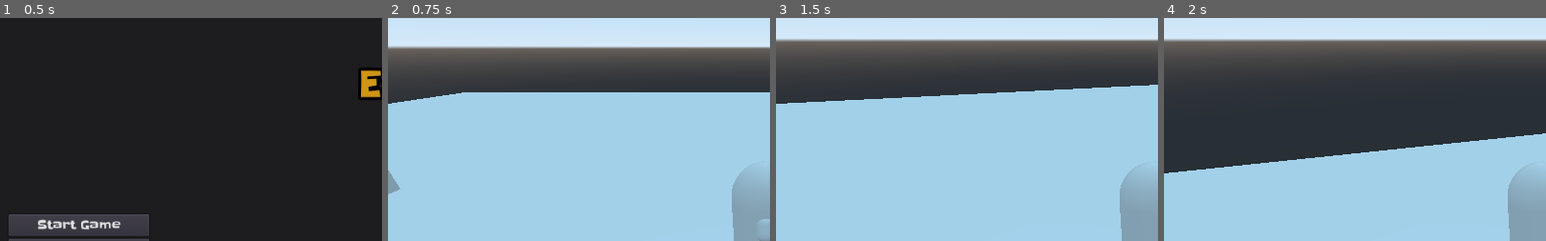
Above: before the commit, frames 1-4 (left to right).
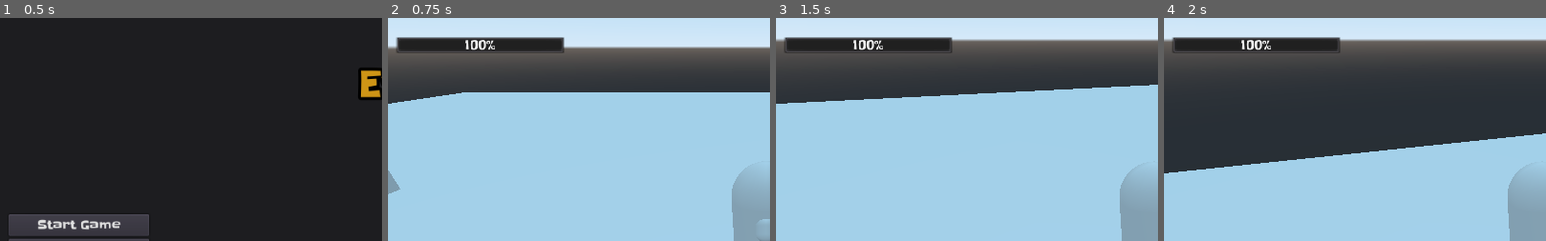
Above: after the commit, the same moments.

Repository: bbrieber/LD51
Game: Godot game, scene res://src/scenes/MainMenu.tscn
Same seed, same stepped clock (60 frames per second), same inputs: the game is played once before the commit and once after it.
Inputs (mouse positions are % of the whole screen's width and height, from its top left):
- Up to frame 1 (0.5 s): no input
- Up to frame 2 (0.75 s): click "Start Game" at 0.5 s
- Up to frame 3 (1.5 s): tap Enter at 1.25 s; move the mouse to (55, 50) at 1.27 s; hold W (Forward) from 1.28 s (still down)
- Up to frame 4 (2 s): keep holding W (Forward); tap Space (Jump) at 1.52 s
The pictures show only the part of the screen within x 0-50%, y 0-50%; the shares and areas given below are measured in that part.

Frame 1 is identical in both runs. In frame 2, 3.0% of the frame differs, in the area x 2-47%, y 8-16%; in frame 3, 3.0%; in frame 4, 3.0%.

Commit message:
MVP Prototzpe

Diff:
--- a/project/src/Assets/PickUp.gd
+++ b/project/src/Assets/PickUp.gd
@@ -1,6 +1,7 @@
 extends Spatial
 
-
+export var health_amount : int = 30
 
 func on_pickup(body):
+	PlayerData.health += health_amount
 	queue_free()
--- a/project/src/scenes/InGameUi.tscn
+++ b/project/src/scenes/InGameUi.tscn
@@ -63,9 +63,22 @@
 text = "Quit Game"
 
 [node name="TextureProgress" type="TextureProgress" parent="."]
+visible = false
 margin_right = 40.0
 margin_bottom = 40.0
 stretch_margin_left = 8
 
+[node name="Control" type="Control" parent="."]
+margin_right = 40.0
+margin_bottom = 40.0
+
+[node name="HealthBar" type="ProgressBar" parent="Control"]
+margin_left = 16.0
+margin_top = 25.0
+margin_right = 242.0
+margin_bottom = 48.0
+value = 30.0
+rounded = true
+
 [connection signal="button_up" from="PauseOverlay/VBoxContainer/ContinueButton" to="." method="_on_continue_button_up"]
 [connection signal="button_up" from="PauseOverlay/VBoxContainer/RestartButton" to="." method="_on_restart_button_up"]
--- a/project/src/scripts/InGameUi.gd
+++ b/project/src/scripts/InGameUi.gd
@@ -2,6 +2,8 @@
 
 onready var scene_tree: = get_tree()
 onready var pause_overlay: ColorRect = get_node("PauseOverlay")
+
+onready var health_bar: ProgressBar = get_node("Control/HealthBar")
 
 
 var paused : =false setget set_paused
@@ -11,7 +13,7 @@
 
 func _on_health_changed() -> void:
 	print("Health %d" % PlayerData.health)
-
+	health_bar.value = PlayerData.health
 
 func _unhandled_input(event):
 	if event.is_action("Pause") && event.is_pressed():
